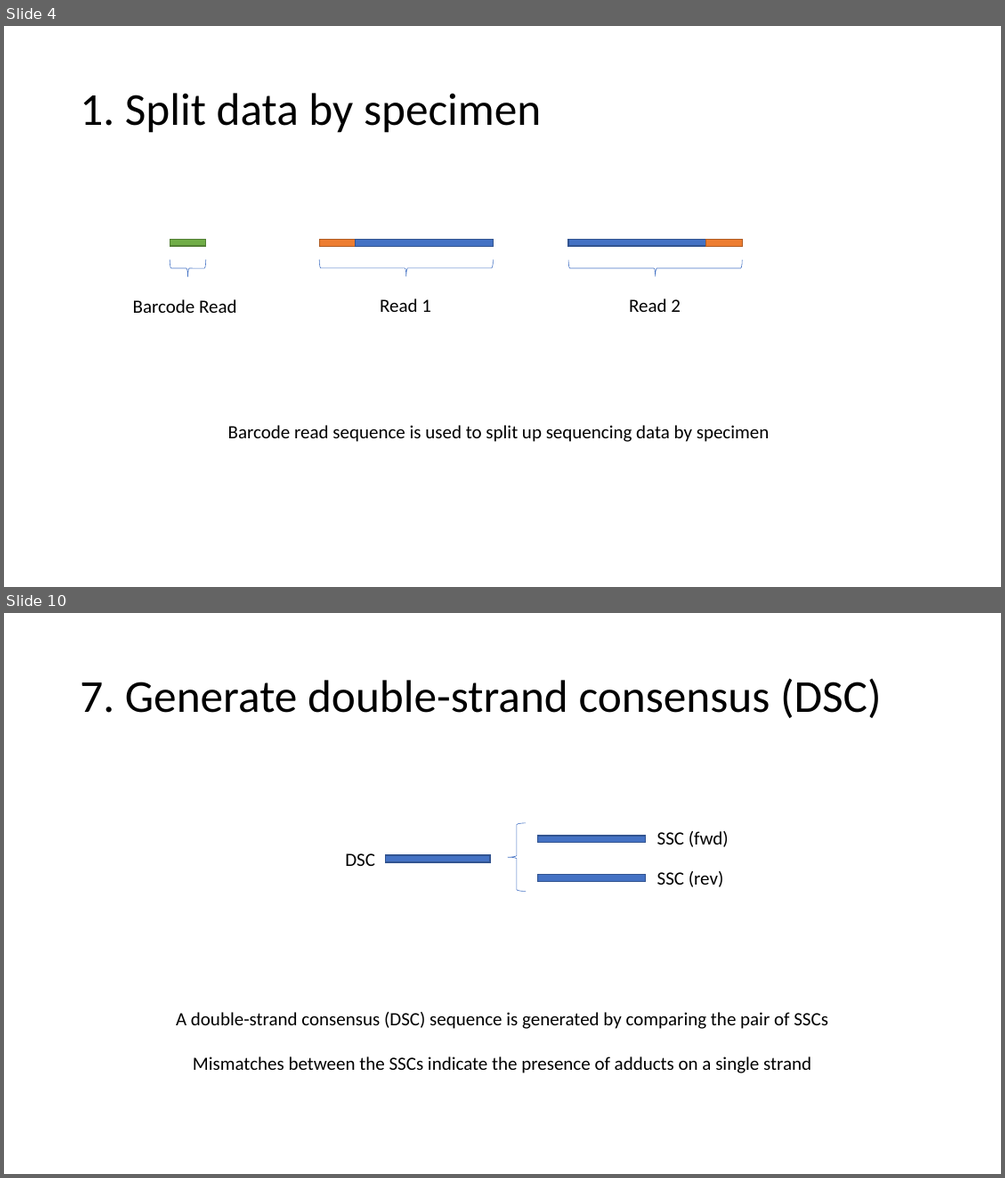
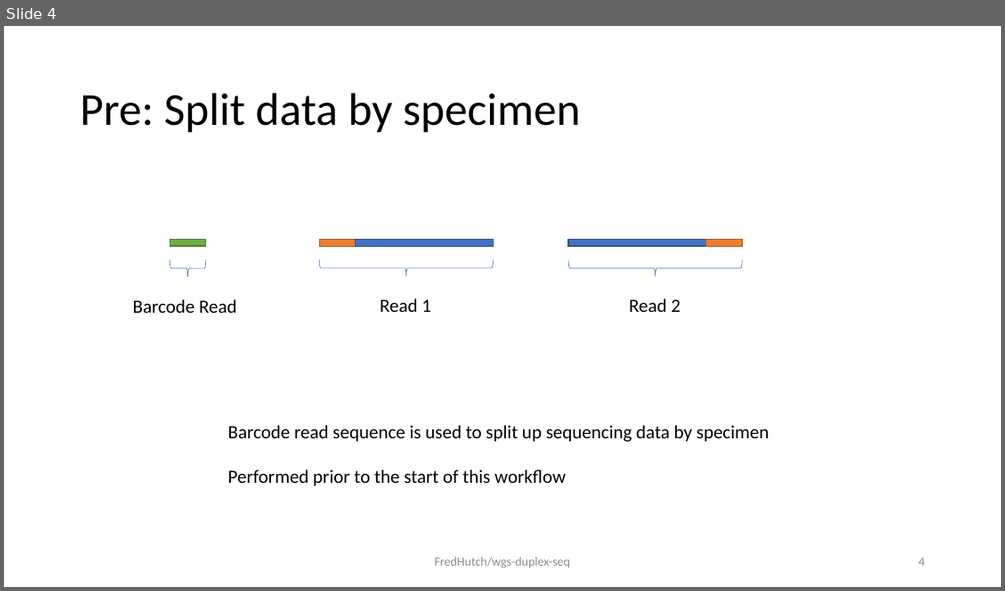
Before and after one commit to FredHutch/maddd-seq, a slide deck: docs/process.schematic.pptx. Shown one above the other, each under a label of ours: slides 4 and 10 before the commit, slide 4 after it; the slides between them are not shown. The pictures are 1005x1178 and 1005x591 pixels, drawn with LibreOffice and Linux fonts; fonts in the diff are those of the drawing. Boxes give left, top, right and bottom in pixels: in the first picture for what was removed or moved away, otherwise in the second. Text is boxed around its words. In the diff, an @@ line names an element or a change of style, - is before the commit and + after.

```diff
--- a/docs/process.schematic.pptx
+++ b/docs/process.schematic.pptx
@@ slide 10 removed at (4, 613, 1001, 1174), background #FFFFFF @@
@@ title removed at (80, 678, 882, 718) @@
-7. Generate double-strand consensus (DSC)
@@ right brace removed at (507, 823, 526, 892) @@
@@ rectangle removed at (538, 835, 646, 843) @@
@@ text removed at (657, 831, 728, 847) @@
-SSC (fwd)
@@ text removed at (345, 853, 375, 866) @@
-DSC
@@ rectangle removed at (386, 855, 490, 862) @@
@@ rectangle removed at (538, 875, 646, 882) @@
@@ text removed at (657, 871, 724, 887) @@
-SSC (rev)
@@ text removed at (176, 1012, 828, 1073) @@
-A double-strand consensus (DSC) sequence is generated by comparing the pair of SSCs
-Mismatches between the SSCs indicate the presence of adducts on a single strand
@@ slide 4 changed as well @@
@@ title at (80, 93, 580, 133): text changed @@
-1. Split data by specimen
+Pre: Split data by specimen
@@ text at (228, 469, 566, 486): paragraph added @@
+Performed prior to the start of this workflow
@@ text added at (435, 556, 570, 568), 12 pt, text #8C8C8C @@
+FredHutch/wgs-duplex-seq
@@ page number added at (918, 557, 924, 565), 12 pt, text #8C8C8C @@
+4
```
Also in this commit, not shown: 3 other slides changed, 15 slides added, 6 other slides removed.
